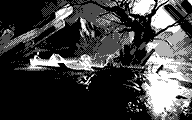
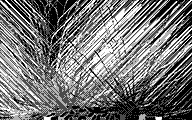
Layers edited between the first and the second 192 × 120 image:
added layer "0090" in group "Group 1" over [0, 0, 192, 120]
added layer "0089" in group "Group 1" over [0, 0, 192, 120]
added layer "0088" in group "Group 1" over [0, 0, 192, 120]
added layer "0087" in group "Group 1" over [0, 0, 192, 120]
added layer "0086" in group "Group 1" over [0, 0, 192, 120]
added layer "0085" in group "Group 1" over [0, 0, 192, 120]
added layer "0084" in group "Group 1" over [0, 0, 192, 120]
added layer "0083" in group "Group 1" over [0, 0, 192, 120]
added layer "0082" in group "Group 1" over [0, 0, 192, 120]
